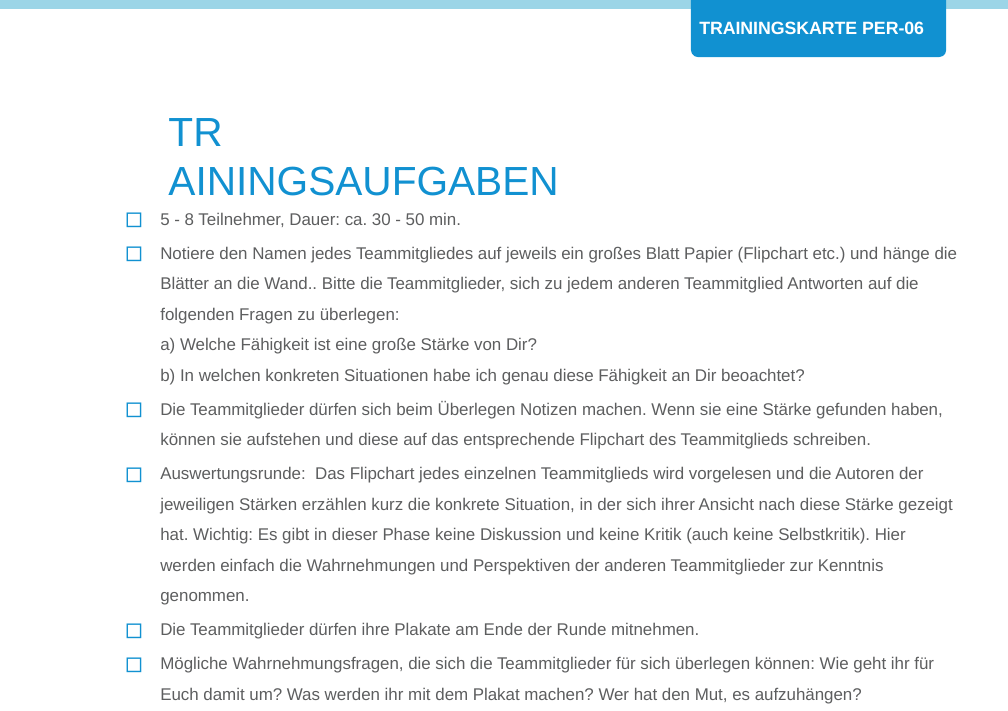
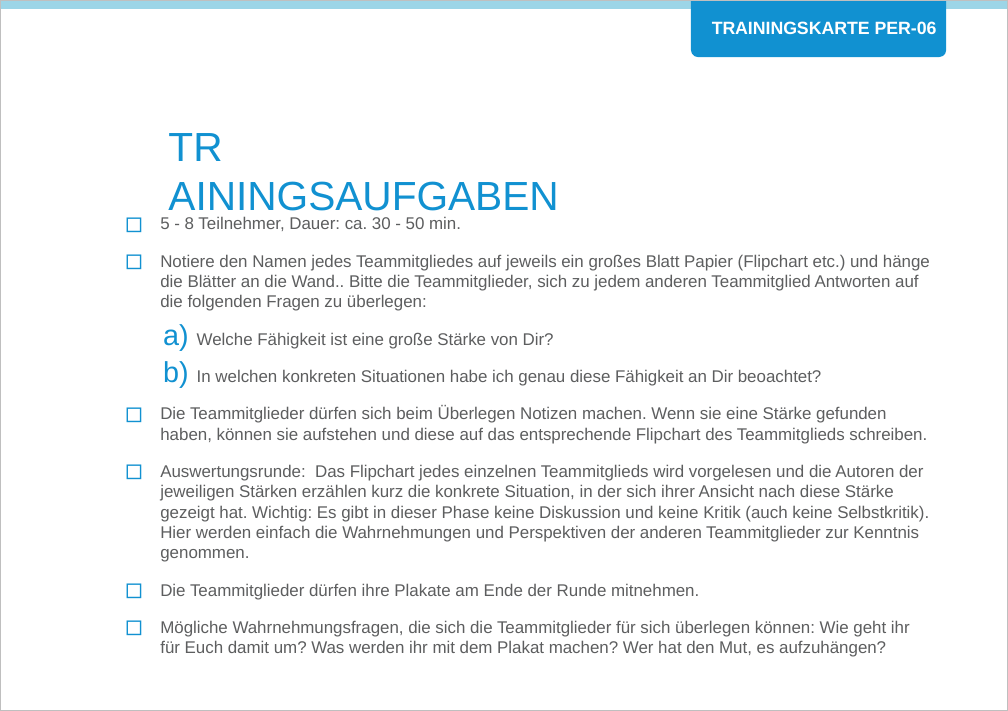
Before and after one commit to Teamtool/training-materials, a slide deck: slide 2 of agile moves/Perception (PER)/ger_PER_06_Staerkenspiegel_Retro.pptx. Drawn at 1008x711 pixels with LibreOffice and Linux fonts; fonts in the diff are those of the drawing; background and template pictures are left out. Boxes give left, top, right and bottom in pixels: in the first picture for what was removed or moved away, otherwise in the second. Text is boxed around its words. In the diff, an @@ line names an element or a change of style, - is before the commit and + after.

```diff
--- a/agile moves/Perception (PER)/ger_PER_06_Staerkenspiegel_Retro.pptx
+++ b/agile moves/Perception (PER)/ger_PER_06_Staerkenspiegel_Retro.pptx
@@ rectangle added at (x1=0, y1=0, x2=1008, y2=711), outline #BFBFBF 0.75 pt @@
@@ text "TRAININGSKARTE PER-06" moved from (x1=699, y1=21, x2=924, y2=34) to (x1=712, y1=21, x2=937, y2=34) @@
@@ text "TR AININGSAUFGABEN" rewrapped from (x1=168, y1=118, x2=558, y2=196) to (x1=168, y1=133, x2=558, y2=217) @@
@@ text at (x1=160, y1=216, x2=929, y2=657): line spacing 1.5 to 1; more space between paragraphs @@
@@ text at (x1=160, y1=254, x2=930, y2=386): text changed @@
-◻ Notiere den Namen jedes Teammitgliedes auf jeweils ein großes Blatt Papier (Flipchart etc.) und hänge die Blätter an die Wand.. Bitte die Teammitglieder, sich zu jedem anderen Teammitglied Antworten auf die folgenden Fragen zu überlegen:
-  a) Welche Fähigkeit ist eine große Stärke von Dir?
-  b) In welchen konkreten Situationen habe ich genau diese Fähigkeit an Dir beoachtet?
+◻ Notiere den Namen jedes Teammitgliedes auf jeweils ein großes Blatt Papier (Flipchart etc.) und hänge die Blätter an die Wand.. Bitte die Teammitglieder, sich zu jedem anderen Teammitglied Antworten auf die folgenden Fragen zu überlegen:
+  a) Welche Fähigkeit ist eine große Stärke von Dir?
+  b) In welchen konkreten Situationen habe ich genau diese Fähigkeit an Dir beoachtet?
```
Also in this commit, not shown: 1 other slide changed, 3 other files.
